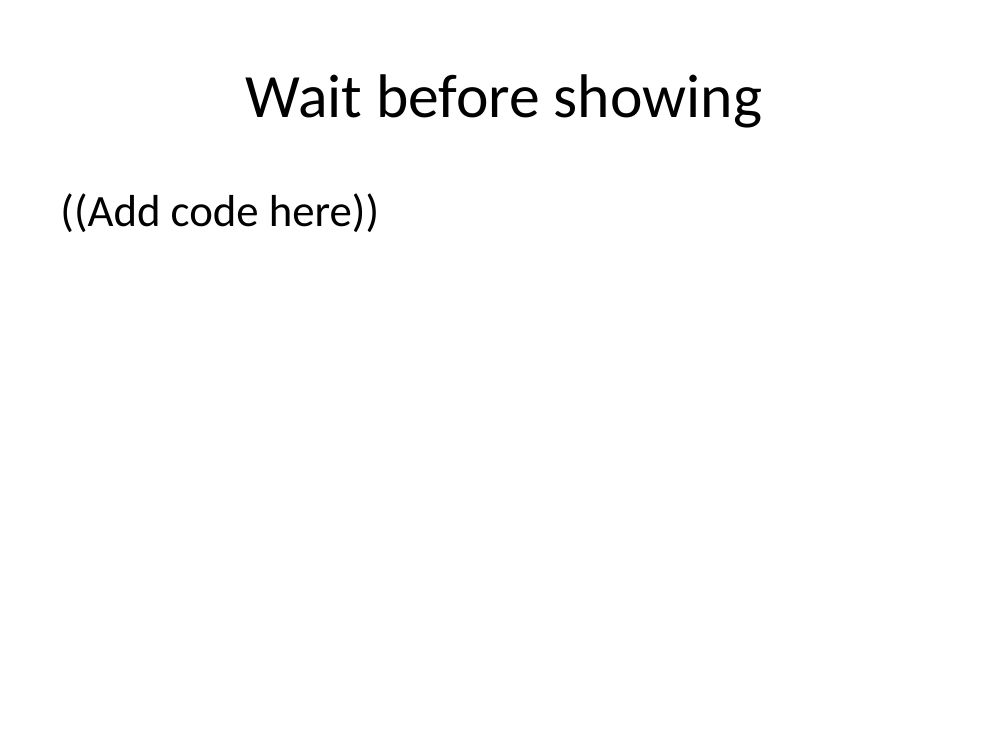
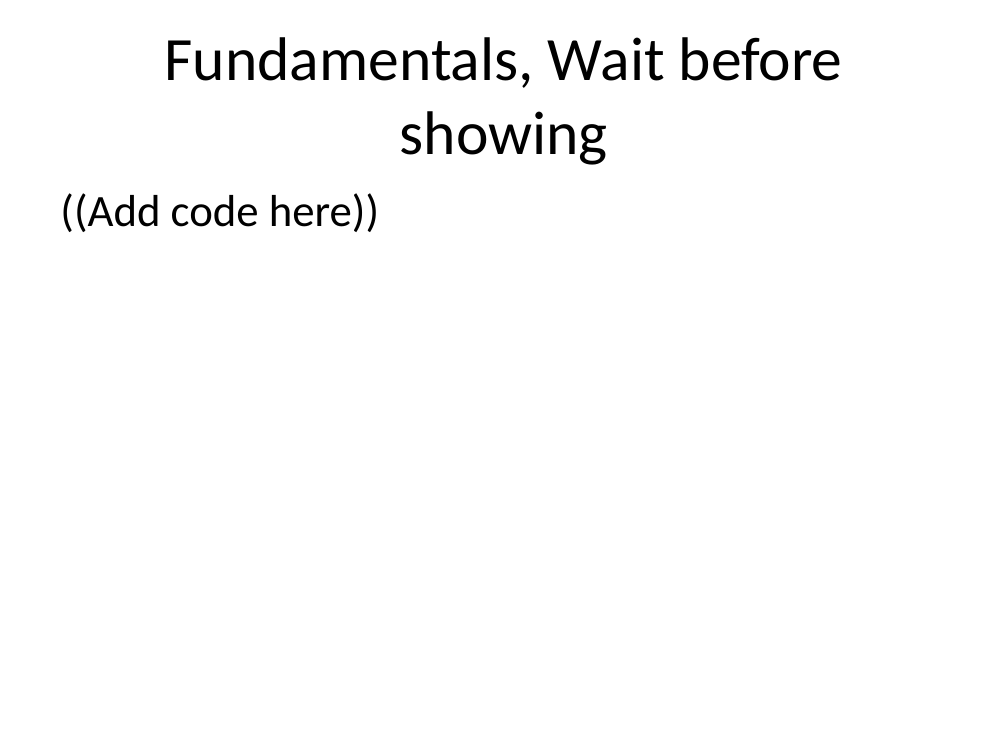
Before and after one commit to pmean/data-visualization, a slide deck: slide 13 of data-viz-03/component/fundamentals.pptx. Drawn at 1008x756 pixels with LibreOffice and Linux fonts; fonts in the diff are those of the drawing. Boxes give left, top, right and bottom in pixels: in the first picture for what was removed or moved away, otherwise in the second. Text is boxed around its words. In the diff, an @@ line names an element or a change of style, - is before the commit and + after.

```diff
--- a/data-viz-03/component/fundamentals.pptx
+++ b/data-viz-03/component/fundamentals.pptx
@@ title at (165,37,843,165): text changed @@
-Wait before showing
+Fundamentals, Wait before showing
```
Also in this commit, not shown: 16 other slides changed, 3 slides added, 8 other files.
